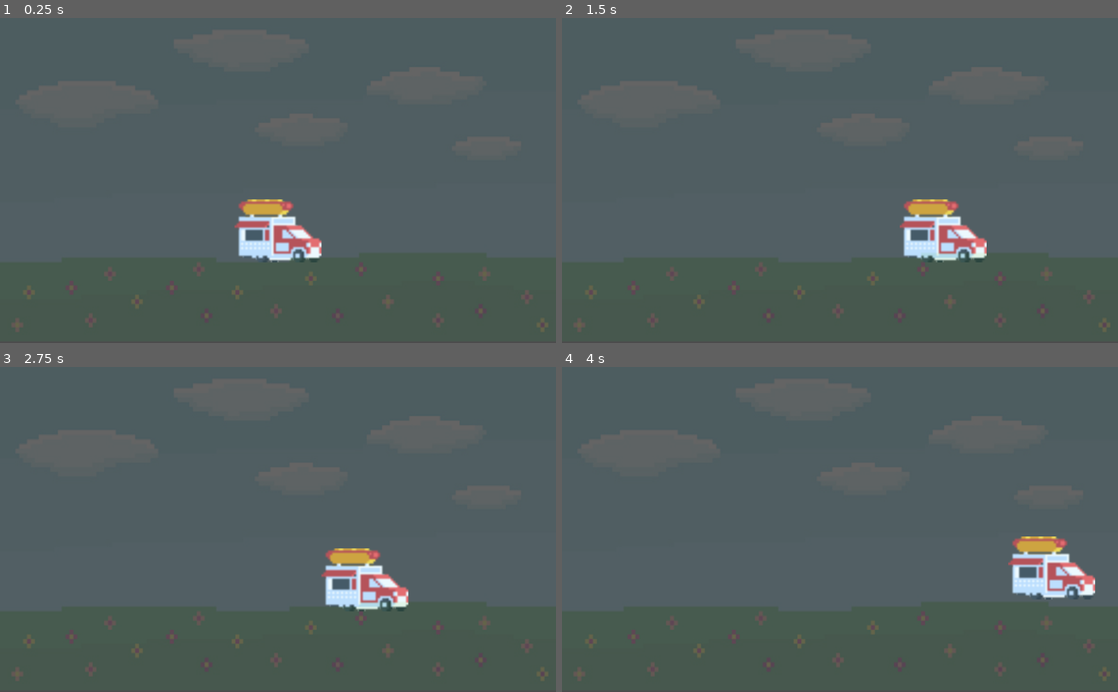
Above: before the commit, frames 1-4 (two rows, left to right).
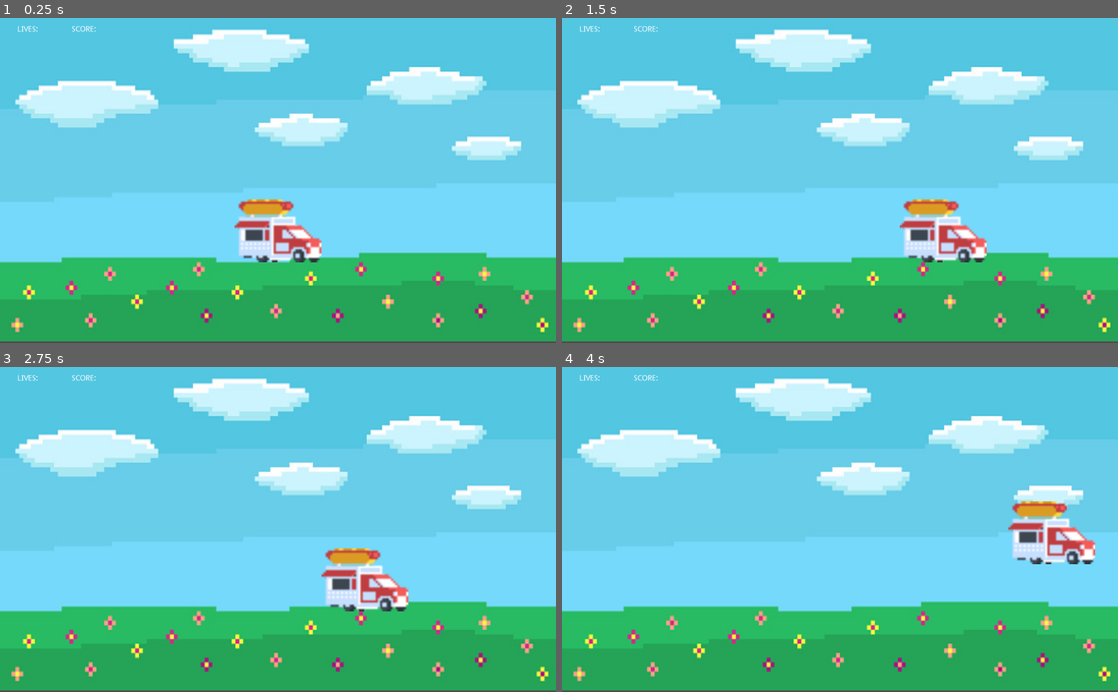
Above: after the commit, the same moments.

Repository: emgarvey0228/07-2D-Platformer
Game: Godot game, scene res://Scenes/Game.tscn
Two runs of this game, one before a commit and one after it. Both use one fixed random seed, a clock stepped at 60 frames per second and the inputs below.
Inputs:
- Up to frame 1 (0.25 s): no input
- Up to frame 2 (1.5 s): tap Enter at 0.5 s; hold Right (ui_right) from 0.53 s (still down); tap Up (ui_up) at 0.77 s
- Up to frame 3 (2.75 s): tap Up (ui_up) at 1.52 s; release Right (ui_right) at 2.03 s; hold Left (ui_left) from 2.03 s (still down)
- Up to frame 4 (4 s): release Left (ui_left) at 2.78 s; hold Right (ui_right) from 2.78 s (still down); tap Up (ui_up) at 3.02, 3.77 s

The runs differ from the first frame. In frame 1, 98% of the frame differs, in the area x 0-100%, y 0-100%; in frame 2, 98%; in frame 3, 98%; in frame 4, 99%.

Commit message:
few changes

Diff:
--- a/KinematicBody2D.gd
+++ b/KinematicBody2D.gd
@@ -4,7 +4,7 @@
 var motion = Vector2()
 export var speed = 200
 export var gravity = 50
-export var jumpForce = -400
+export var jumpForce = -700
 
 func _physics_process(delta):
 	motion.y += gravity
--- a/Scenes/Game.tscn
+++ b/Scenes/Game.tscn
@@ -1,9 +1,11 @@
-[gd_scene load_steps=7 format=2]
+[gd_scene load_steps=9 format=2]
 
-[ext_resource path="res://KinematicBody2D.gd" type="Script" id=1]
-[ext_resource path="res://Assets/hotdog.png" type="Texture" id=2]
-[ext_resource path="res://Assets/road.png" type="Texture" id=3]
-[ext_resource path="res://Assets/sky.jpg" type="Texture" id=4]
+[ext_resource path="res://Assets/sky.jpg" type="Texture" id=1]
+[ext_resource path="res://KinematicBody2D.gd" type="Script" id=2]
+[ext_resource path="res://Assets/hotdog.png" type="Texture" id=3]
+[ext_resource path="res://Assets/road.png" type="Texture" id=4]
+[ext_resource path="res://Scenes/Lives.gd" type="Script" id=5]
+[ext_resource path="res://Scenes/Score.gd" type="Script" id=6]
 
 [sub_resource type="RectangleShape2D" id=1]
 extents = Vector2( 48, 32 )
@@ -13,22 +15,32 @@
 
 [node name="Game" type="Node"]
 
+[node name="Background" type="Node" parent="."]
+
+[node name="Sprite" type="Sprite" parent="Background"]
+show_behind_parent = true
+light_mask = 0
+position = Vector2( 512, 288 )
+scale = Vector2( 1.7415, 2.10068 )
+texture = ExtResource( 1 )
+
 [node name="Player" type="KinematicBody2D" parent="."]
 position = Vector2( 512, 320 )
 scale = Vector2( 2, 2 )
-script = ExtResource( 1 )
+script = ExtResource( 2 )
 __meta__ = {
 "_edit_group_": true
 }
 
 [node name="Sprite" type="Sprite" parent="Player"]
 scale = Vector2( 2, 2 )
-texture = ExtResource( 2 )
+texture = ExtResource( 3 )
 
 [node name="CollisionShape2D" type="CollisionShape2D" parent="Player"]
 shape = SubResource( 1 )
 
 [node name="Roads" type="Node" parent="."]
+editor/display_folded = true
 
 [node name="Road" type="StaticBody2D" parent="Roads"]
 editor/display_folded = true
@@ -145,17 +157,27 @@
 
 [node name="Sprite" type="Sprite" parent="Roads/Road8"]
 scale = Vector2( 1, 0.8 )
-texture = ExtResource( 3 )
+texture = ExtResource( 4 )
 
 [node name="CollisionShape2D" type="CollisionShape2D" parent="Roads/Road8"]
 shape = SubResource( 2 )
 
-[node name="Background" type="Node" parent="."]
+[node name="Node" type="Node" parent="."]
 
-[node name="Sprite" type="Sprite" parent="Background"]
-self_modulate = Color( 1, 1, 1, 0.137255 )
-show_behind_parent = true
-light_mask = 0
-position = Vector2( 512, 288 )
-scale = Vector2( 1.7415, 2.10068 )
-texture = ExtResource( 4 )
+[node name="Lives" type="Label" parent="Node"]
+margin_left = 32.0
+margin_top = 14.0
+margin_right = 70.0
+margin_bottom = 28.0
+text = "LIVES:"
+align = 2
+script = ExtResource( 5 )
+
+[node name="Score" type="Label" parent="Node"]
+margin_left = 128.0
+margin_top = 14.0
+margin_right = 182.0
+margin_bottom = 28.0
+text = "SCORE:"
+align = 1
+script = ExtResource( 6 )
--- /dev/null
+++ b/Scenes/Lives.gd
@@ -0,0 +1,7 @@
+extends Label
+
+func _ready():
+	pass
+
+func update_lives(l):
+	text = "Lives: " + str(l)
--- /dev/null
+++ b/Scenes/Score.gd
@@ -0,0 +1,8 @@
+extends Label
+
+
+func _ready():
+	pass
+
+func update_score(s):
+	text = 'Score: ' + str(s)
Not shown: 7 places in Scenes/Game.tscn that only renumber resources
